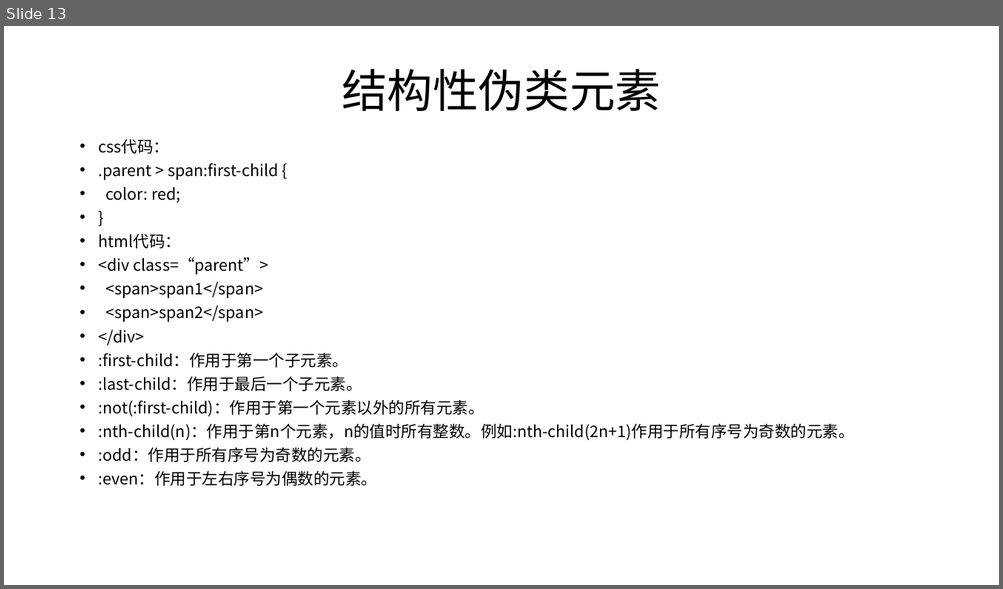
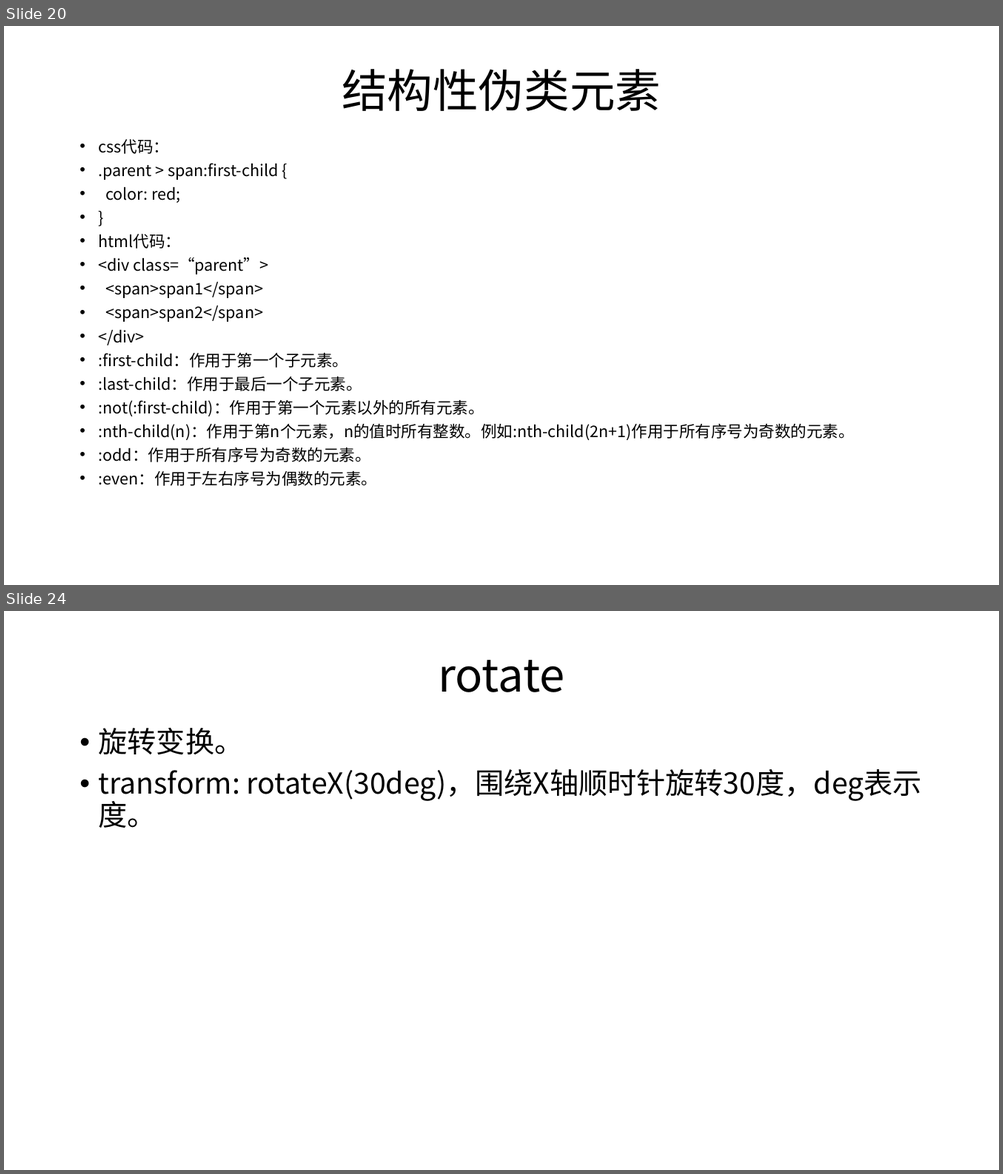
Before and after one commit to 1791317931/html-study, a slide deck: 材料/html/ppt/html-第五章.pptx. Shown one above the other, each under a label of ours: slide 13 before the commit, slides 20 and 24 after it; the slides between them are not shown. The pictures are 1003x589 and 1003x1174 pixels, drawn with LibreOffice and Linux fonts; fonts in the diff are those of the drawing. Boxes give left, top, right and bottom in pixels: in the first picture for what was removed or moved away, otherwise in the second. Text is boxed around its words. In the diff, an @@ line names an element or a change of style, - is before the commit and + after.

```diff
--- a/材料/html/ppt/html-第五章.pptx
+++ b/材料/html/ppt/html-第五章.pptx
@@ slide 24 added at bbox=[4, 611, 999, 1170], background #FFFFFF @@
@@ title added at bbox=[438, 660, 564, 692], 44 pt, text #000000 @@
+rotate
@@ text added at bbox=[99, 727, 922, 828], 28 pt, text #000000 @@
+• 旋转变换。
+• transform: rotateX(30deg)，围绕X轴顺时针旋转30度，deg表示度。
@@ what was slide 13 is now slide 20 @@
```
Also in this commit, not shown: 4 other slides added, 4 other files.
